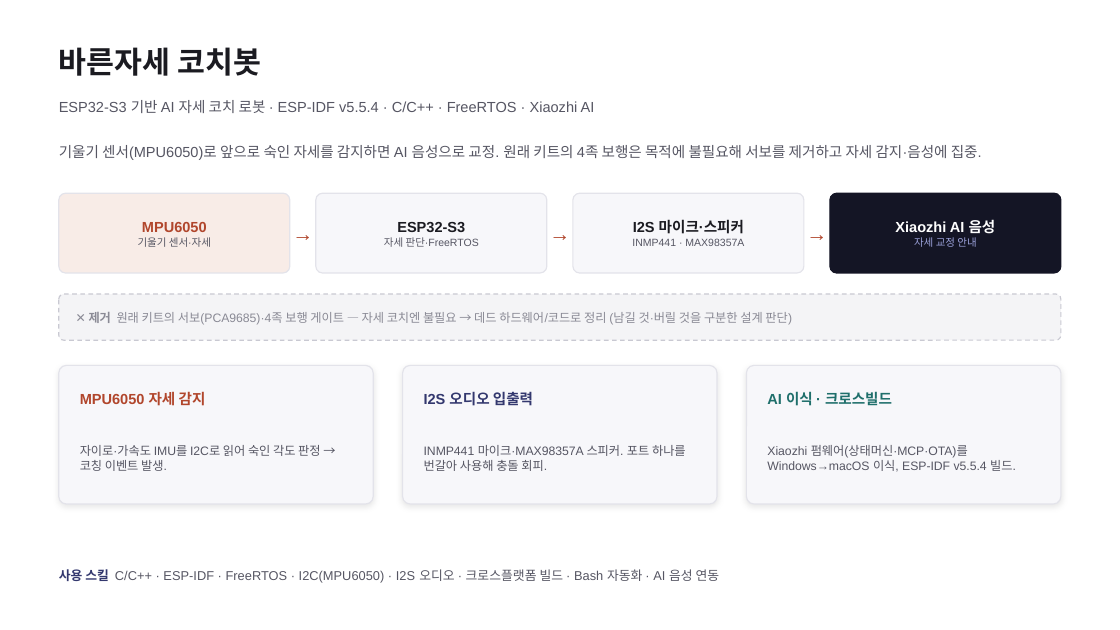
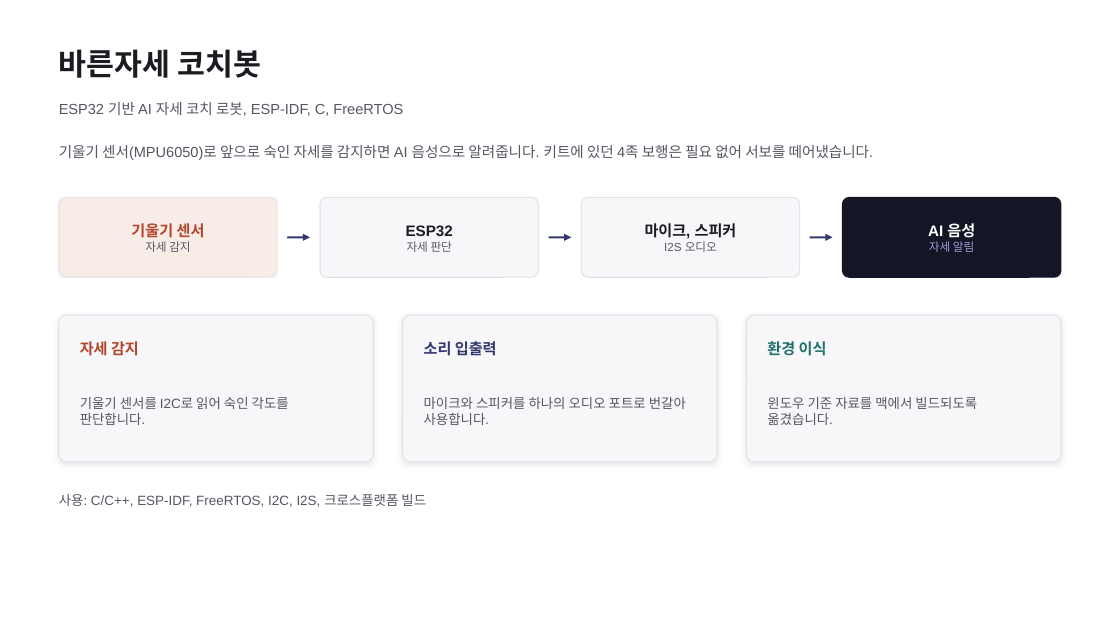
Before and after one commit to G0Sun9M0/portfolio, a slide deck: slide 5 of 고성모_포트폴리오_PPT.pptx. Drawn at 1120x630 pixels with LibreOffice and Linux fonts; fonts in the diff are those of the drawing. Boxes give left, top, right and bottom in pixels: in the first picture for what was removed or moved away, otherwise in the second. Text is boxed around its words. In the diff, an @@ line names an element or a change of style, - is before the commit and + after.

```diff
--- a/고성모_포트폴리오_PPT.pptx
+++ b/고성모_포트폴리오_PPT.pptx
@@ text at bbox=[59, 102, 403, 116]: text changed @@
-ESP32-S3 기반 AI 자세 코치 로봇 · ESP-IDF v5.5.4 · C/C++ · FreeRTOS · Xiaozhi AI
+ESP32 기반 AI 자세 코치 로봇, ESP-IDF, C, FreeRTOS
@@ text at bbox=[59, 145, 874, 160]: text changed @@
-기울기 센서(MPU6050)로 앞으로 숙인 자세를 감지하면 AI 음성으로 교정. 원래 키트의 4족 보행은 목적에 불필요해 서보를 제거하고 자세 감지·음성에 집중.
+기울기 센서(MPU6050)로 앞으로 숙인 자세를 감지하면 AI 음성으로 알려줍니다. 키트에 있던 4족 보행은 필요 없어 서보를 떼어냈습니다.
@@ rounded rectangle: place and size @@
-rounded rectangle at bbox=[59, 193, 290, 273]
+rounded rectangle at bbox=[59, 197, 277, 277]
@@ text removed at bbox=[290, 193, 316, 273] @@
-→
@@ rounded rectangle: place and size @@
-rounded rectangle at bbox=[316, 193, 547, 273]
+rounded rectangle at bbox=[320, 197, 539, 277]
@@ text removed at bbox=[547, 193, 573, 273] @@
-→
@@ rounded rectangle: place and size @@
-rounded rectangle at bbox=[573, 193, 804, 273]
+rounded rectangle at bbox=[581, 197, 800, 277]
@@ text removed at bbox=[804, 193, 830, 273] @@
-→
@@ rounded rectangle: place and size @@
-rounded rectangle at bbox=[830, 193, 1061, 273]
+rounded rectangle at bbox=[843, 197, 1061, 277]
@@ text at bbox=[131, 223, 205, 252]: text changed; size 9 to 13 pt; text colour #565663 to #B1462C; bold on @@
-MPU6050
-기울기 센서·자세
+기울기 센서
+자세 감지
@@ arrow added from (287, 238) to (310, 238), #33386E 1.75 pt @@
@@ text at bbox=[406, 225, 453, 252]: text changed; size 9 to 13 pt; text colour #565663 to #1B1B21; bold on @@
-ESP32-S3
-자세 판단·FreeRTOS
+ESP32
+자세 판단
@@ arrow added from (549, 238) to (571, 238), #33386E 1.75 pt @@
@@ text at bbox=[645, 223, 737, 252]: text changed; size 9 to 13 pt; text colour #565663 to #1B1B21; bold on @@
-I2S 마이크·스피커
-INMP441 · MAX98357A
+마이크, 스피커
+I2S 오디오
@@ arrow added from (810, 238) to (833, 238), #33386E 1.75 pt @@
@@ text at bbox=[928, 223, 975, 252]: text changed; size 12.5 to 13 pt @@
-Xiaozhi AI 음성
-자세 교정 안내
+AI 음성
+자세 알림
@@ rounded rectangle removed at bbox=[59, 294, 1061, 340] @@
@@ rounded rectangle: place and size @@
-rounded rectangle at bbox=[59, 365, 373, 504]
+rounded rectangle at bbox=[59, 315, 373, 462]
@@ text removed at bbox=[89, 312, 792, 325] @@
-✕ 제거 원래 키트의 서보(PCA9685)·4족 보행 게이트 — 자세 코치엔 불필요 → 데드 하드웨어/코드로 정리 (남길 것·버릴 것을 구분한 설계 판단)
@@ rounded rectangle: place and size @@
-rounded rectangle at bbox=[402, 365, 717, 504]
+rounded rectangle at bbox=[402, 315, 717, 462]
@@ proportions changed in 3 elements at bbox=[59, 315, 373, 462], bbox=[402, 315, 717, 462], bbox=[747, 315, 1061, 462] @@
@@ rounded rectangle: place and size @@
-rounded rectangle at bbox=[747, 365, 1061, 504]
+rounded rectangle at bbox=[747, 315, 1061, 462]
@@ text at bbox=[80, 341, 139, 356]: text changed; size 12.5 to 13 pt @@
-MPU6050 자세 감지
+자세 감지
@@ text at bbox=[424, 341, 497, 356]: text changed; size 12.5 to 13 pt @@
-I2S 오디오 입출력
+소리 입출력
@@ text at bbox=[767, 341, 827, 356]: text changed; size 12.5 to 13 pt @@
-AI 이식 · 크로스빌드
+환경 이식
@@ text at bbox=[80, 397, 289, 425]: text changed; size 10.5 to 11.5 pt @@
-자이로·가속도 IMU를 I2C로 읽어 숙인 각도 판정 → 코칭 이벤트 발생.
+기울기 센서를 I2C로 읽어 숙인 각도를 판단합니다.
@@ text at bbox=[424, 397, 686, 425]: text changed; size 10.5 to 11.5 pt @@
-INMP441 마이크·MAX98357A 스피커. 포트 하나를 번갈아 사용해 충돌 회피.
+마이크와 스피커를 하나의 오디오 포트로 번갈아 사용합니다.
@@ text added at bbox=[767, 397, 977, 425], 11.5 pt, text #565663 @@
+윈도우 기준 자료를 맥에서 빌드되도록 옮겼습니다.
@@ text removed at bbox=[767, 445, 1016, 472] @@
-Xiaozhi 펌웨어(상태머신·MCP·OTA)를 Windows→macOS 이식, ESP-IDF v5.5.4 빌드.
@@ text at bbox=[59, 494, 426, 507]: text changed; size 11 to 11.5 pt @@
-사용 스킬 C/C++ · ESP-IDF · FreeRTOS · I2C(MPU6050) · I2S 오디오 · 크로스플랫폼 빌드 · Bash 자동화 · AI 음성 연동
+사용: C/C++, ESP-IDF, FreeRTOS, I2C, I2S, 크로스플랫폼 빌드
```
Also in this commit, not shown: 5 other slides changed, 2 slides added, 5 slides removed, 1 other file.
